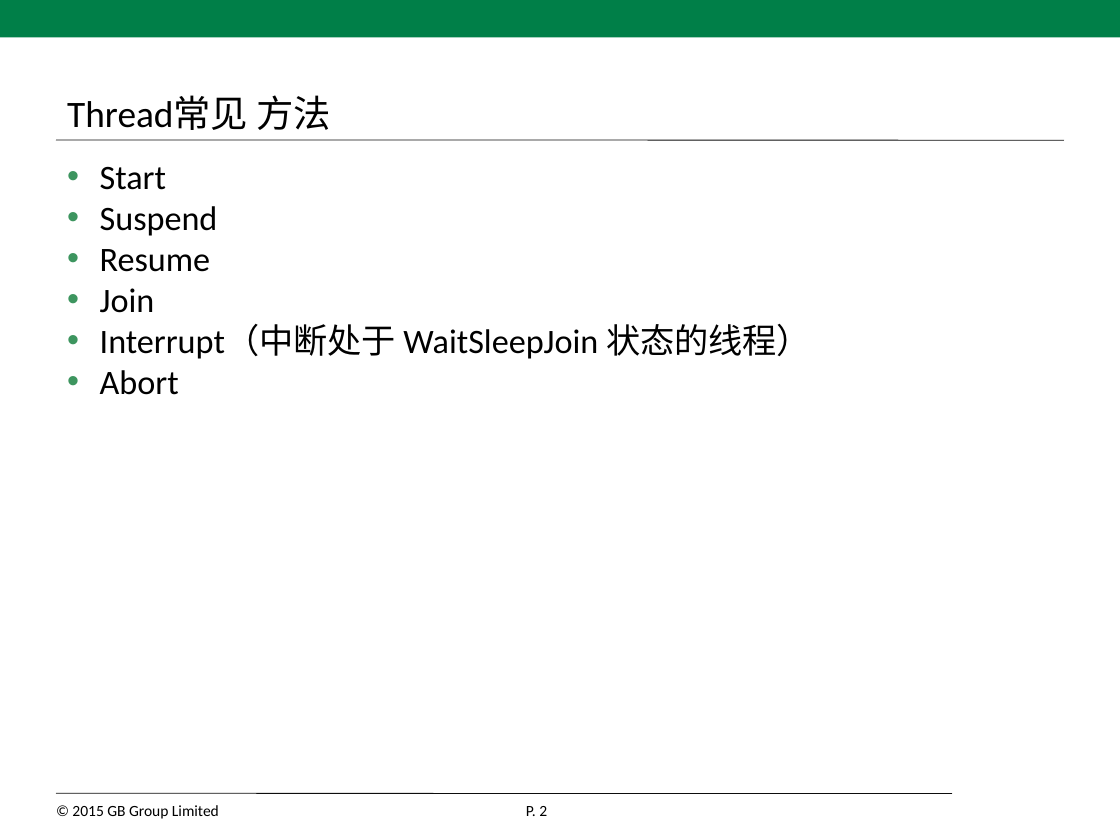
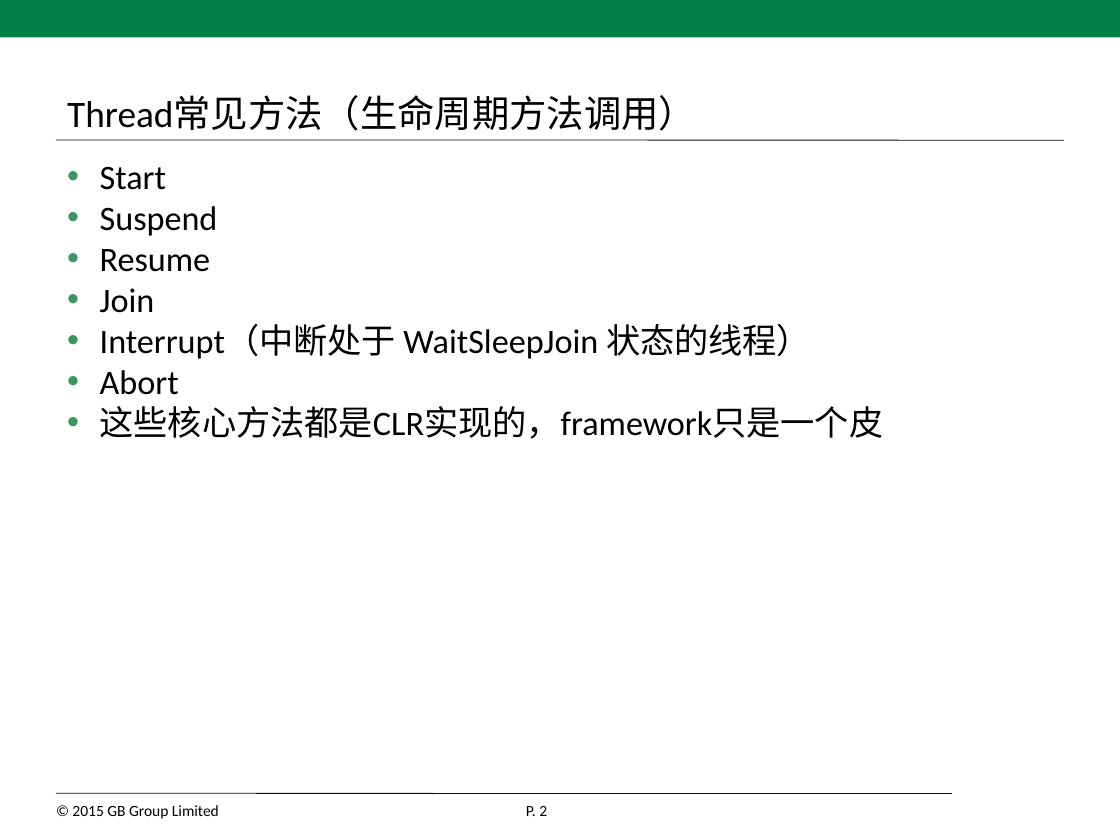
Before and after one commit to xiafeicn/AsyncProgram, a slide deck: slide 2 of 异步编程.pptx. Drawn at 1120x840 pixels with LibreOffice and Linux fonts; fonts in the diff are those of the drawing; background and template pictures are left out. Boxes give left, top, right and bottom in pixels: in the first picture for what was removed or moved away, otherwise in the second. Text is boxed around its words. In the diff, an @@ line names an element or a change of style, - is before the commit and + after.

```diff
--- a/异步编程.pptx
+++ b/异步编程.pptx
@@ title at (67, 96, 696, 131): text changed @@
-Thread常见 方法
+Thread常见方法（生命周期方法调用）
@@ text at (100, 406, 884, 439): paragraph added @@
+• 这些核心方法都是CLR实现的，framework只是一个皮
```
Also in this commit, not shown: 2 slides added, 7 other files.
